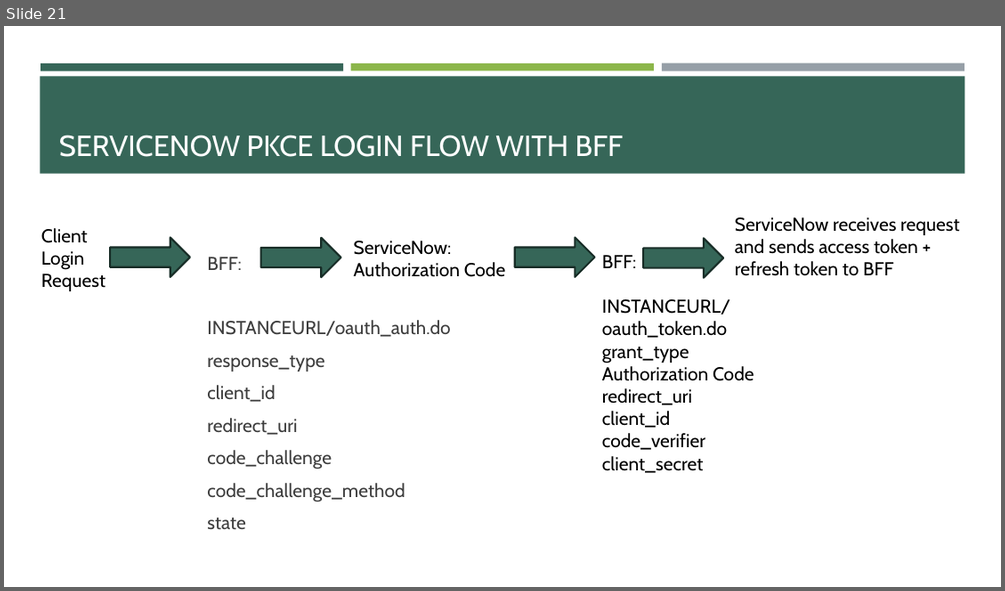
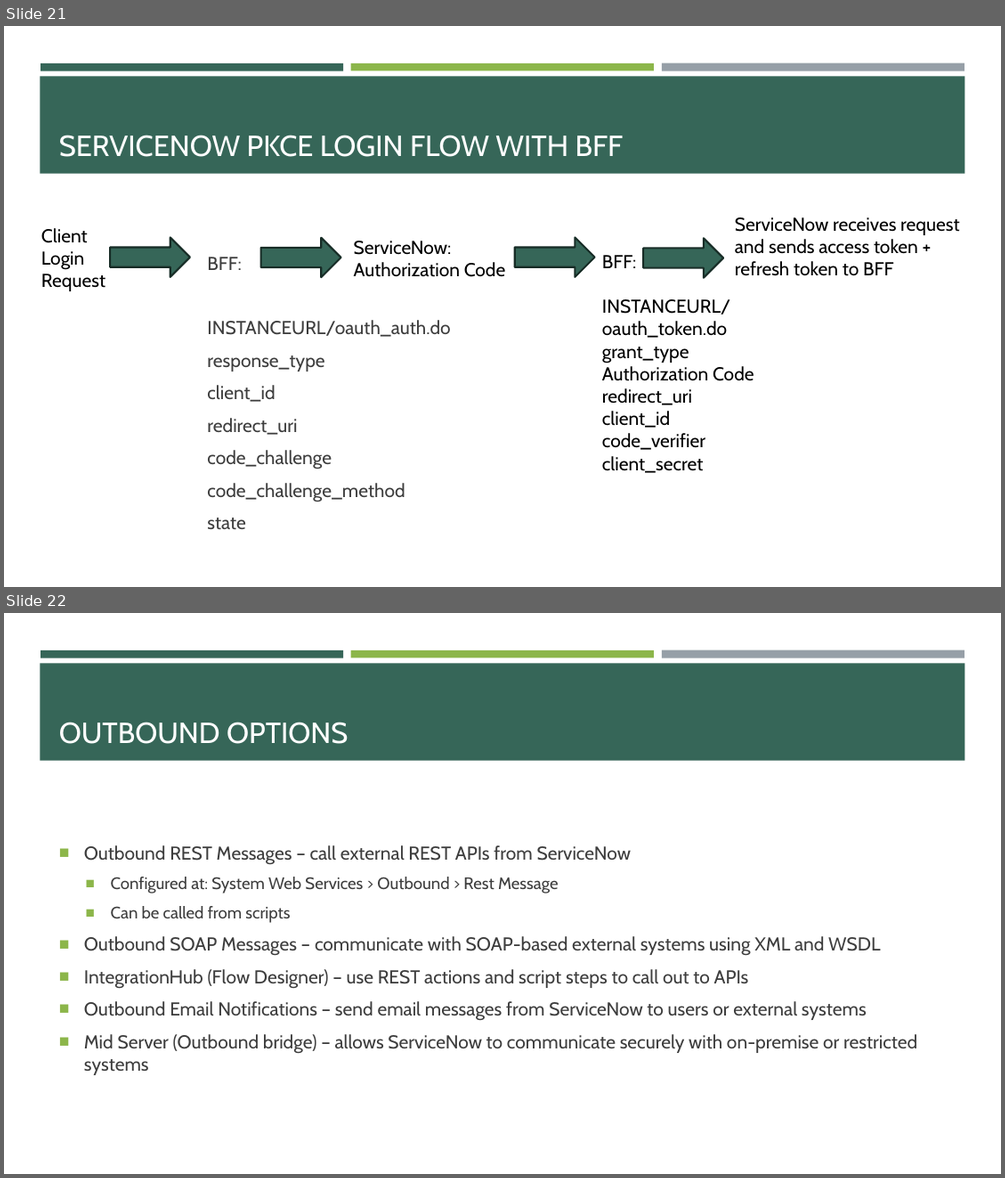
Before and after one commit to e-m-wilson/SNOW, a slide deck: Week_7/Integrations.pptx. Shown one above the other, each under a label of ours: slide 21 before the commit, slides 21 and 22 after it. The pictures are 1005x591 and 1005x1178 pixels, drawn with LibreOffice and Linux fonts; fonts in the diff are those of the drawing. Boxes give left, top, right and bottom in pixels: in the first picture for what was removed or moved away, otherwise in the second. Text is boxed around its words. In the diff, an @@ line names an element or a change of style, - is before the commit and + after.

```diff
--- a/Week_7/Integrations.pptx
+++ b/Week_7/Integrations.pptx
@@ slide 22 added at (4,613,1001,1174), background #FFFFFF; not listed: 4 template elements that a slide beside it also shows @@
@@ title added at (59,722,348,744), 28 pt, text #FFFFFF @@
+OUTBOUND OPTIONS
@@ text added at (84,845,917,1075), 18 pt, text #3D3D3D @@
+■ Outbound REST Messages – call external REST APIs from ServiceNow
+  ■ Configured at: System Web Services > Outbound > Rest Message
+  ■ Can be called from scripts
+■ Outbound SOAP Messages – communicate with SOAP-based external systems using XML and WSDL
+■ IntegrationHub (Flow Designer) – use REST actions and script steps to call out to APIs
+■ Outbound Email Notifications – send email messages from ServiceNow to users or external systems
+■ Mid Server (Outbound bridge) – allows ServiceNow to communicate securely with on-premise or restricted systems
```
Also in this commit, not shown: 2 slides changed, 3 other slides added, 1 other file.
